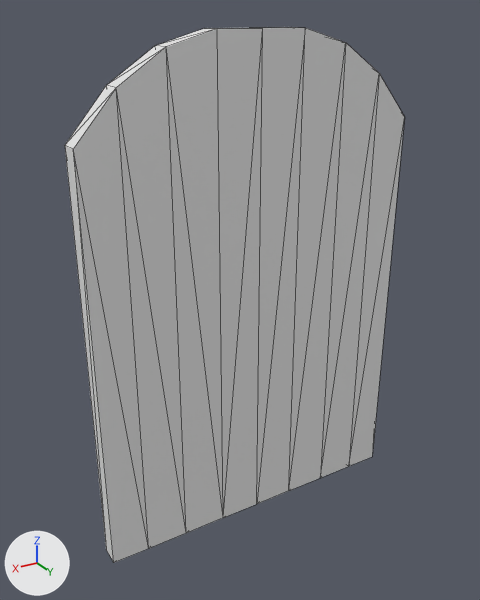
One commit to the Blender file ExternalAssets/Blender/DungeonDoorKeyed.blend: the scene before it, then after it.
Both versions are drawn from a 50 mm camera at (0.696, 1.108, 1.103) aimed at (0.033, 0.004, 0.551). The lights are fixed; the arrows at lower left show +X, +Y and +Z. Mesh edges are drawn as thin lines. Materials are left out; every surface is plain grey.

In view in the first picture: 'Door'.
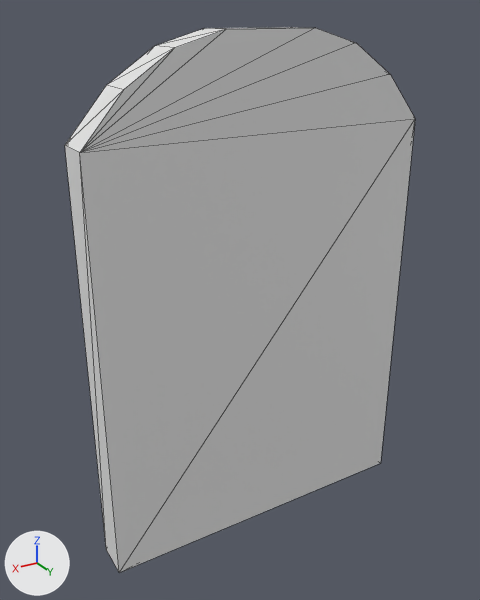
Where the newer file only moved an object's origin or applied its transform, the numbers keep the older frame.

Location of each change, (x1, y1, x2, y2) in pixels of the pictures (480 x 600 px):
```json
{"object": "Door", "change": "reshaped", "before": [65, 27, 404, 563], "after": [65, 27, 415, 573]}
```

The change, as JSON lines over the scene's bpy script:
```json
{"block": "me_cylinder", "where": "# used by ob_door; parent = ob_hinge; location = (0.0, 0.00742, 0.513); rotation_euler = (1.571, -1.571, 0.0), in degrees (90, -90, 0); scale = (1.0, 1.0, 0.336)"}
{"op": "remove", "block": "me_cylinder", "code": "me_cylinder.from_pydata(...)  # 36 vertices, 68 faces; spans x -0.494..0.567, y -0.366..0.362, z -0.068..0.069"}
{"op": "add", "block": "me_cylinder", "code": "me_cylinder.from_pydata(...)  # 20 vertices, 36 faces; spans x -0.494..0.567, y -0.366..0.362, z -0.163..0.069"}
{"block": "me_cylinder", "change": "me_cylinder part 1"}
{"block": "me_cylinder", "change": "25 vertices are removed from x -0.494..0.567, y -0.366..0.362, z -0.068..0.069"}
{"block": "me_cylinder", "change": "67 faces are deleted"}
{"block": "me_cylinder", "change": "1 vertex moves from x 0.567, y -0.095, z -0.068 to x 0.567, y -0.095, z -0.163"}
{"block": "me_cylinder", "change": "9 new vertices lie (0.0, 0.0, -0.232) away from vertices in x -0.494..0.567, y -0.366..0.362, z 0.069"}
{"block": "me_cylinder", "change": "35 new faces join them"}
```
